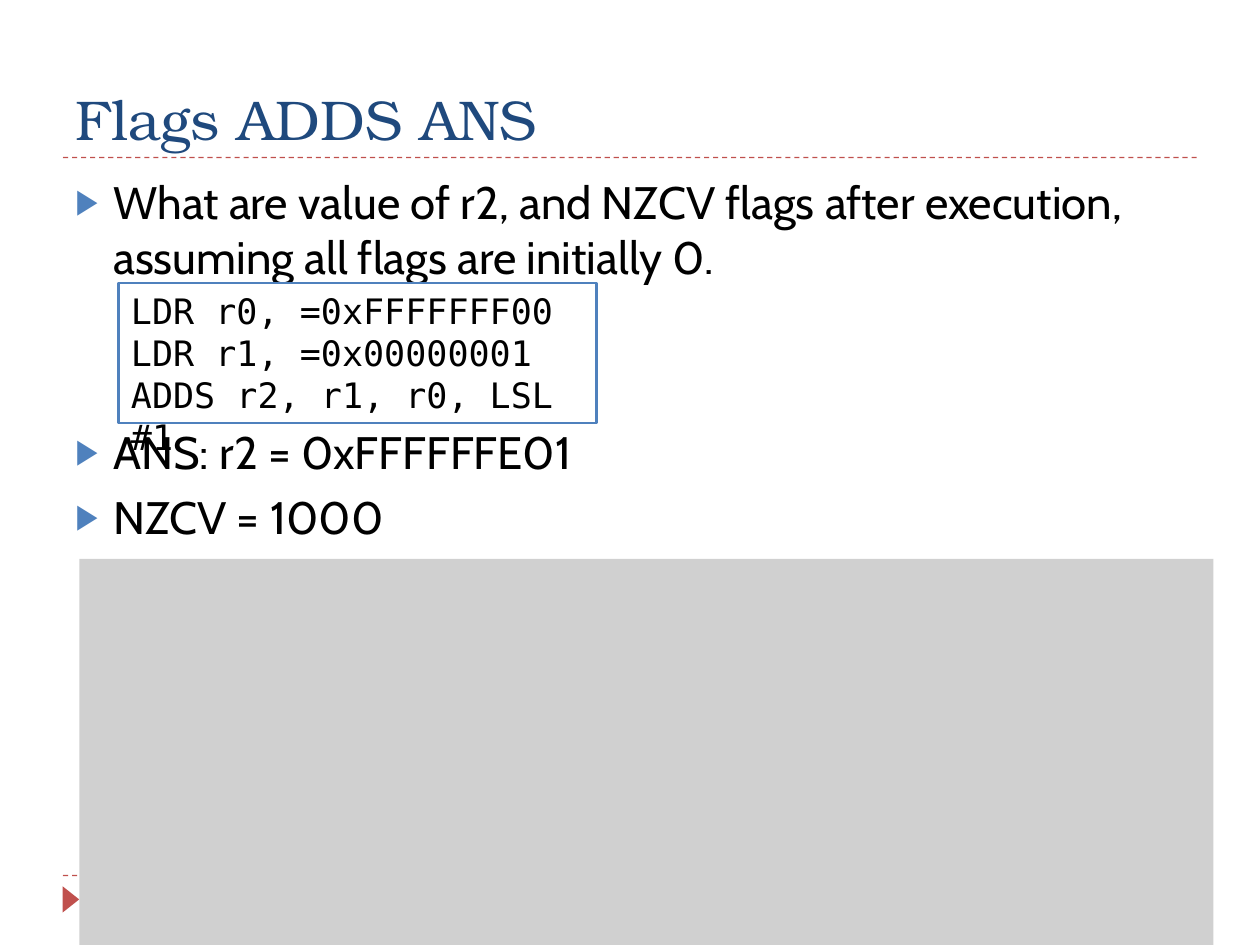
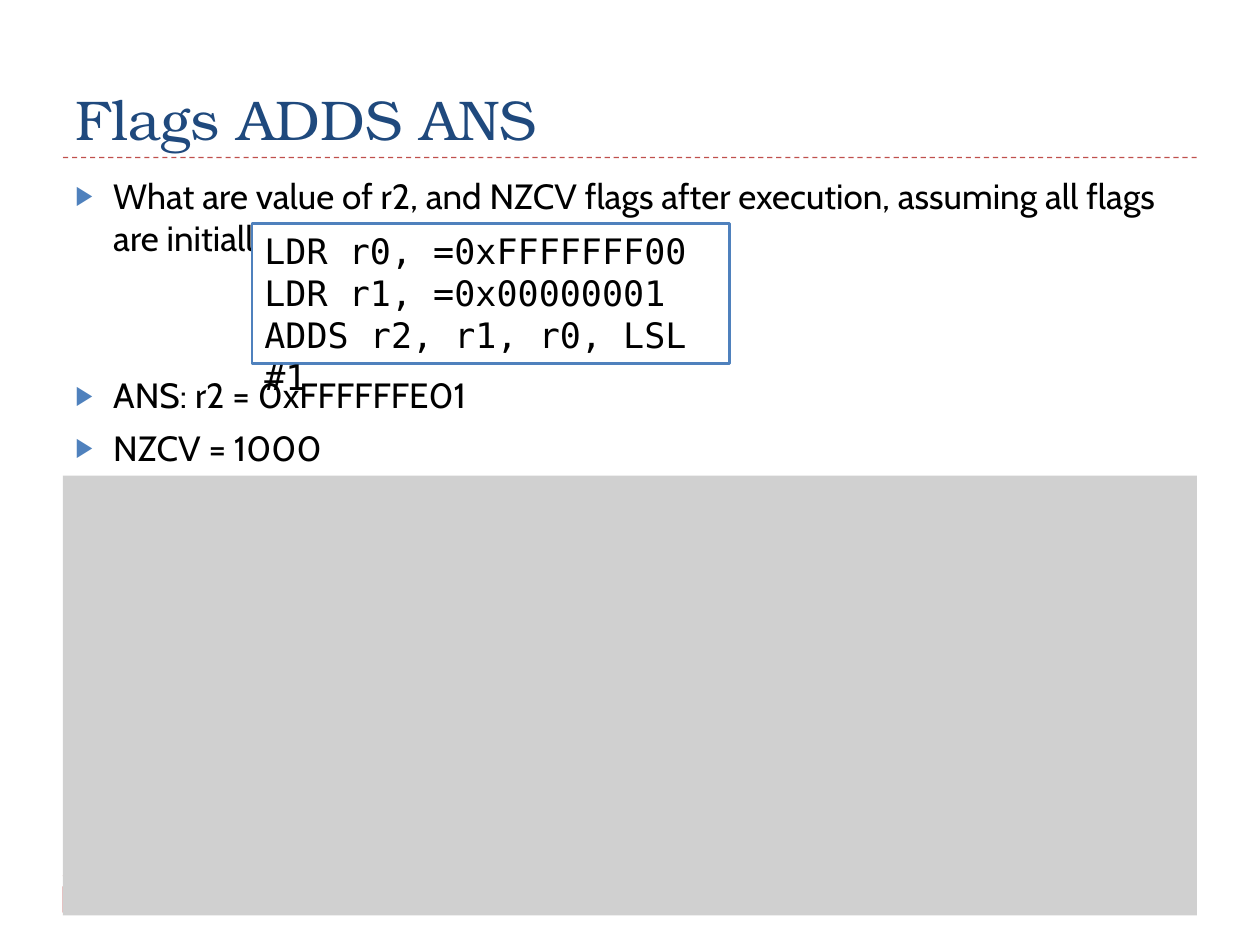
Before and after one commit to guhofstra/CSC111Fa25, a slide deck: slide 43 of PPTs/Ch4_ARM_Arithmetic_Logic_Exercises_ANS.pptx (slide 41 before the commit). Drawn at 1260x945 pixels with LibreOffice and Linux fonts; fonts in the diff are those of the drawing; grey boxes stand for pictures. Boxes give left, top, right and bottom in pixels: in the first picture for what was removed or moved away, otherwise in the second. Text is boxed around its words. In the diff, an @@ line names an element or a change of style, - is before the commit and + after.

```diff
--- a/PPTs/Ch4_ARM_Arithmetic_Logic_Exercises_ANS.pptx
+++ b/PPTs/Ch4_ARM_Arithmetic_Logic_Exercises_ANS.pptx
@@ text "What are value of r2, ..." at (x1=113, y1=182, x2=1155, y2=462): size 26 to 20 pt @@
@@ rectangle "LDR r0, =0xFFFFFFF00" moved from (x1=118, y1=284, x2=596, y2=423) to (x1=252, y1=223, x2=730, y2=363) @@
@@ picture resized from (x1=79, y1=558, x2=1213, y2=945) to (x1=63, y1=476, x2=1197, y2=916) @@
```
Also in this commit, not shown: 13 other slides changed, 2 slides added, 6 other files.
